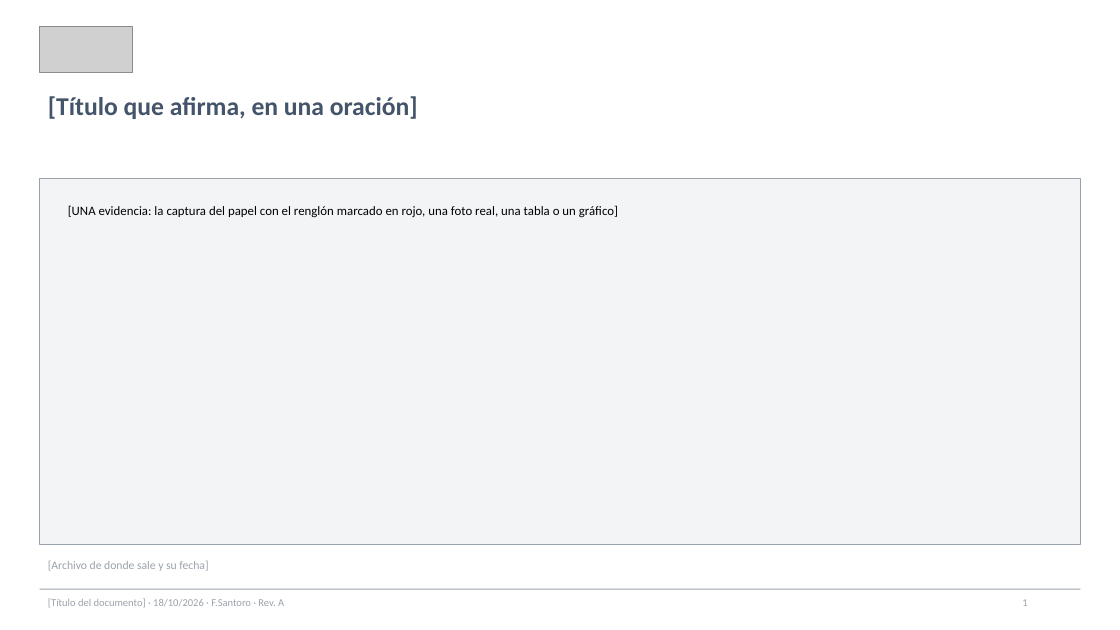
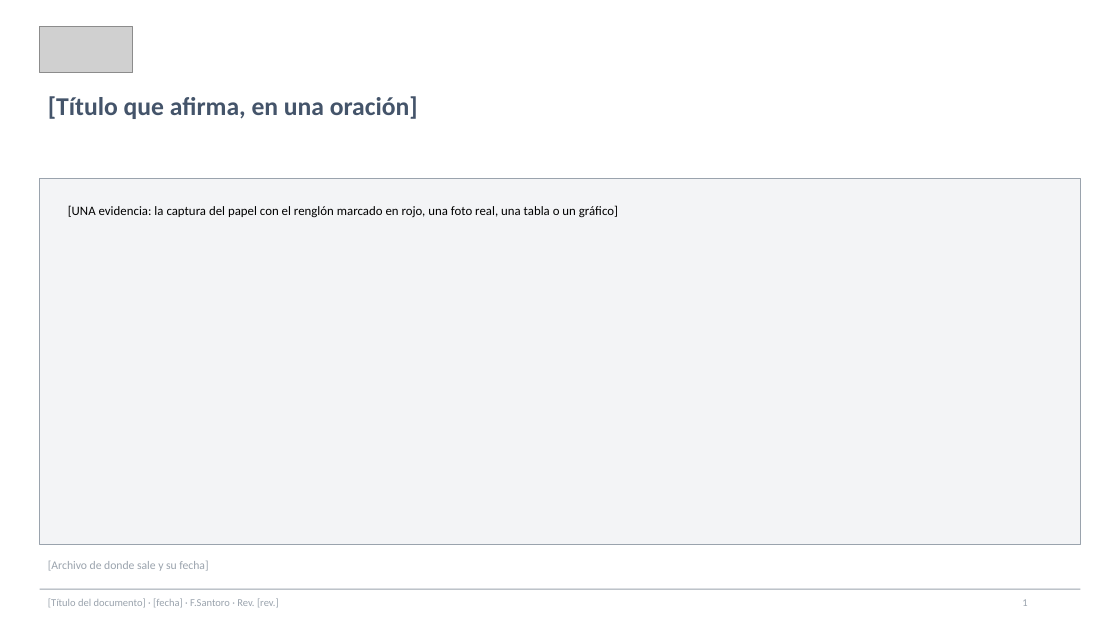
Before and after one commit to facussc24/tiempos-y-balanceos, a slide deck: slide 1 of templates/CASA_PRESENTACION_LEER.pptx. Drawn at 1120x630 pixels with LibreOffice and Linux fonts; fonts in the diff are those of the drawing; grey boxes stand for pictures. Boxes give left, top, right and bottom in pixels: in the first picture for what was removed or moved away, otherwise in the second. Text is boxed around its words. In the diff, an @@ line names an element or a change of style, - is before the commit and + after.

```diff
--- a/templates/CASA_PRESENTACION_LEER.pptx
+++ b/templates/CASA_PRESENTACION_LEER.pptx
@@ text at (x1=48, y1=598, x2=279, y2=608): text changed @@
-[Título del documento] · 18/10/2026 · F.Santoro · Rev. A
+[Título del documento] · [fecha] · F.Santoro · Rev. [rev.]
```
Also in this commit, not shown: 11 other files.
